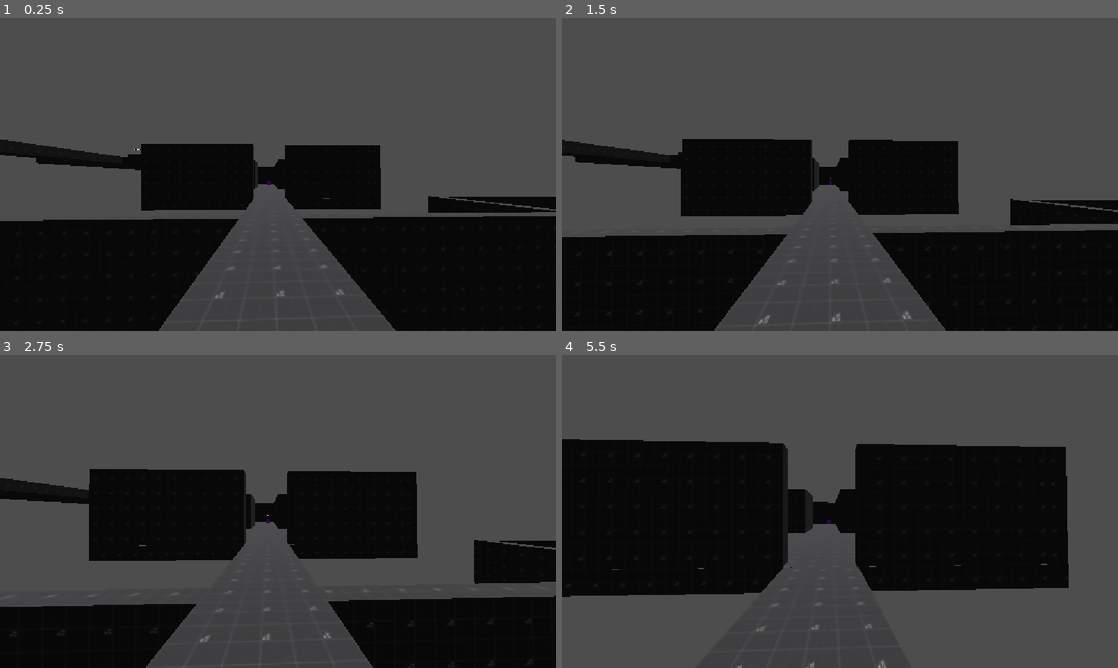
Above: before the commit, frames 1-4 (two rows, left to right).
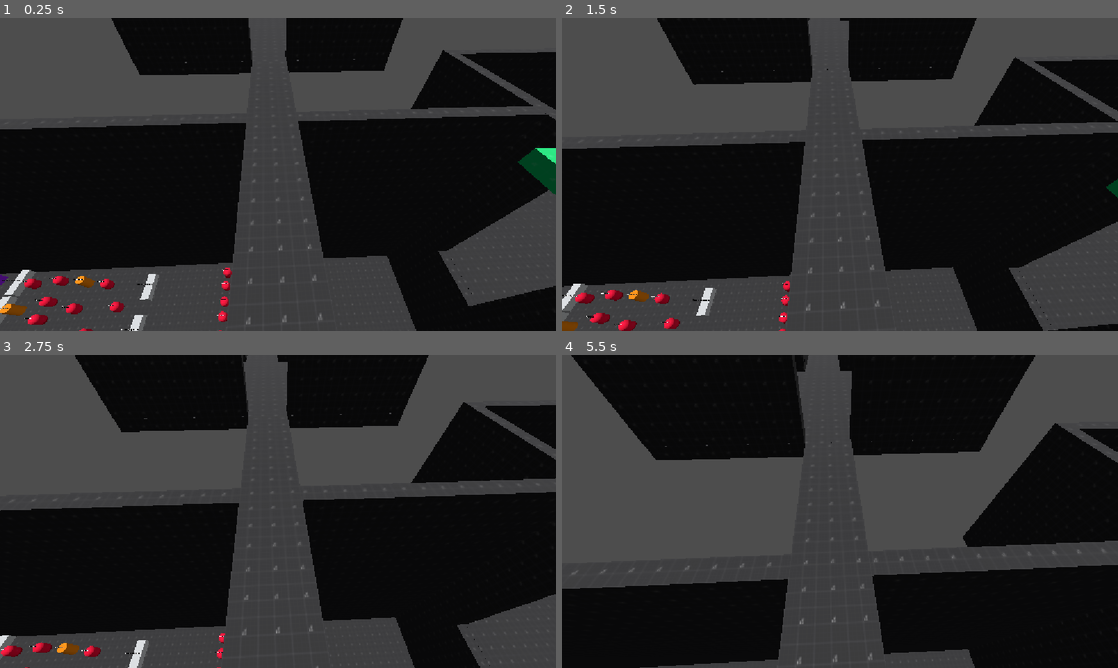
Above: after the commit, the same moments.

Repository: PistrunXvX/level-designer-nextgenium-test
Game: Godot game, scene res://level.tscn
The game is run twice, just before and just after one commit, with the same random seed, the same clock (stepped at 60 frames per second) and the same inputs. The project has no main scene, so this scene is started directly.
Inputs:
- Up to frame 1 (0.25 s): no input
- Up to frame 2 (1.5 s): no input
- Up to frame 3 (2.75 s): no input
- Up to frame 4 (5.5 s): no input

The runs differ from the first frame. In frame 1, 44% of the frame differs, in the area x 0-100%, y 0-100%; in frame 2, 42%; in frame 3, 50%; in frame 4, 71%.

Commit message:
fix: Set camera to isometric

Diff:
--- a/level-designer-nextgenium-test/level.tscn
+++ b/level-designer-nextgenium-test/level.tscn
@@ -386,6 +386,57 @@
 
 [sub_resource type="Animation" id="Animation_h6smj"]
 resource_name = "start_main_path"
+length = 260.0
+tracks/0/type = "value"
+tracks/0/imported = false
+tracks/0/enabled = true
+tracks/0/path = NodePath(".:progress_ratio")
+tracks/0/interp = 1
+tracks/0/loop_wrap = true
+tracks/0/keys = {
+"times": PackedFloat32Array(0, 259.96667),
+"transitions": PackedFloat32Array(1, 1),
+"update": 0,
+"values": [0.0, 1.0]
+}
+
+[sub_resource type="AnimationLibrary" id="AnimationLibrary_v5j5c"]
+_data = {
+&"RESET": SubResource("Animation_8b0r0"),
+&"start_main_path": SubResource("Animation_h6smj")
+}
+
+[sub_resource type="GDScript" id="GDScript_t2dwb"]
+script/source = "extends AnimationPlayer
+
+func _ready() -> void:
+	play(\"start_main_path\")
+"
+
+[sub_resource type="Curve3D" id="Curve3D_ait7k"]
+_data = {
+"points": PackedVector3Array(0, 0, 0, 0, 0, 0, -2.070589, 0.11971617, 15.748787, 0, 0, 0, 0, 0, 0, 0.2897148, 0.0858407, -4.671715, 0, 0, 0, 0, 0, 0, 0.95050144, -10.001364, -7.135277, 0, 0, 0, 0, 0, 0, 1.0922403, -9.838255, -31.291245, 0, 0, 0, 0, 0, 0, 1.3093262, -9.8158245, -62.342102, 0, 0, 0, 0, 0, 0, -3.2683964, -10.522467, -62.103516, 0, 0, 0, 0, 0, 0, -3.679795, 19.390755, -61.152832, 0, 0, 0, 0, 0, 0, -8.97548, 19.494703, -61.105865),
+"tilts": PackedFloat32Array(0, 0, 0, 0, 0, 0, 0, 0)
+}
+point_count = 8
+
+[sub_resource type="Animation" id="Animation_v5j5c"]
+length = 0.001
+tracks/0/type = "value"
+tracks/0/imported = false
+tracks/0/enabled = true
+tracks/0/path = NodePath(".:progress_ratio")
+tracks/0/interp = 1
+tracks/0/loop_wrap = true
+tracks/0/keys = {
+"times": PackedFloat32Array(0),
+"transitions": PackedFloat32Array(1),
+"update": 0,
+"values": [0.0]
+}
+
+[sub_resource type="Animation" id="Animation_5pxul"]
+resource_name = "start_main_path"
 length = 80.0
 tracks/0/type = "value"
 tracks/0/imported = false
@@ -394,31 +445,24 @@
 tracks/0/interp = 1
 tracks/0/loop_wrap = true
 tracks/0/keys = {
-"times": PackedFloat32Array(0, 79.7),
+"times": PackedFloat32Array(0, 80),
 "transitions": PackedFloat32Array(1, 1),
 "update": 0,
 "values": [0.0, 1.0]
 }
 
-[sub_resource type="AnimationLibrary" id="AnimationLibrary_v5j5c"]
+[sub_resource type="AnimationLibrary" id="AnimationLibrary_fedht"]
 _data = {
-&"RESET": SubResource("Animation_8b0r0"),
-&"start_main_path": SubResource("Animation_h6smj")
+&"RESET": SubResource("Animation_v5j5c"),
+&"start_main_path": SubResource("Animation_5pxul")
 }
 
-[sub_resource type="GDScript" id="GDScript_t2dwb"]
+[sub_resource type="GDScript" id="GDScript_8b0r0"]
 script/source = "extends AnimationPlayer
 
 func _ready() -> void:
 	play(\"start_main_path\")
 "
-
-[sub_resource type="Curve3D" id="Curve3D_ait7k"]
-_data = {
-"points": PackedVector3Array(0, 0, 0, 0, 0, 0, -2.070589, 0.11971617, 15.748787, 0, 0, 0, 0, 0, 0, 0.2897148, 0.0858407, -4.671715, 0, 0, 0, 0, 0, 0, 0.95050144, -10.001364, -7.135277, 0, 0, 0, 0, 0, 0, 1.0922403, -9.838255, -31.291245, 0, 0, 0, 0, 0, 0, 1.3093262, -9.8158245, -62.342102, 0, 0, 0, 0, 0, 0, -3.2683964, -10.522467, -62.103516, 0, 0, 0, 0, 0, 0, -3.679795, 19.390755, -61.152832, 0, 0, 0, 0, 0, 0, -8.97548, 19.494703, -61.105865),
-"tilts": PackedFloat32Array(0, 0, 0, 0, 0, 0, 0, 0)
-}
-point_count = 8
 
 [sub_resource type="Curve3D" id="Curve3D_42xju"]
 _data = {
@@ -427,6 +471,50 @@
 }
 point_count = 15
 
+[sub_resource type="Animation" id="Animation_4c15r"]
+length = 0.001
+tracks/0/type = "value"
+tracks/0/imported = false
+tracks/0/enabled = true
+tracks/0/path = NodePath(".:progress_ratio")
+tracks/0/interp = 1
+tracks/0/loop_wrap = true
+tracks/0/keys = {
+"times": PackedFloat32Array(0),
+"transitions": PackedFloat32Array(1),
+"update": 0,
+"values": [0.0]
+}
+
+[sub_resource type="Animation" id="Animation_fedht"]
+resource_name = "start_main_path"
+length = 120.0
+tracks/0/type = "value"
+tracks/0/imported = false
+tracks/0/enabled = true
+tracks/0/path = NodePath(".:progress_ratio")
+tracks/0/interp = 1
+tracks/0/loop_wrap = true
+tracks/0/keys = {
+"times": PackedFloat32Array(0, 119.666664),
+"transitions": PackedFloat32Array(1, 1),
+"update": 0,
+"values": [0.0, 1.0]
+}
+
+[sub_resource type="AnimationLibrary" id="AnimationLibrary_4c15r"]
+_data = {
+&"RESET": SubResource("Animation_4c15r"),
+&"start_main_path": SubResource("Animation_fedht")
+}
+
+[sub_resource type="GDScript" id="GDScript_m2va7"]
+script/source = "extends AnimationPlayer
+
+func _ready() -> void:
+	play(\"start_main_path\")
+"
+
 [sub_resource type="Environment" id="Environment_t2dwb"]
 ambient_light_color = Color(1, 1, 1, 1)
 
@@ -1154,11 +1242,12 @@
 debug_custom_color = Color(0, 1, 0, 1)
 
 [node name="PathFollow3D" type="PathFollow3D" parent="MainPath/Path3D" unique_id=5122029]
-transform = Transform3D(0.9997249, -0.0002275068, -0.020544924, 0, 0.99986833, -0.011070616, 0.020547755, 0.011069055, 0.9995871, 0.0025042295, 0.028313756, -0.022429228)
+transform = Transform3D(0.9997249, -0.00022750683, -0.020544926, 0, 0.99986845, -0.011070617, 0.020547755, 0.011069056, 0.99958724, 0.0025042295, 0.028313756, -0.022429228)
 rotation_mode = 4
 loop = false
 
 [node name="Camera3D" type="Camera3D" parent="MainPath/Path3D/PathFollow3D" unique_id=1149659038]
+transform = Transform3D(1.000102, 0, 0, 0, 0.6428396, 0.76611465, 0, -0.76610637, 0.6428466, 0, 5, 0)
 
 [node name="AnimationPlayer" type="AnimationPlayer" parent="MainPath/Path3D/PathFollow3D" unique_id=2007526934]
 libraries/ = SubResource("AnimationLibrary_v5j5c")
@@ -1173,15 +1262,16 @@
 debug_custom_color = Color(0.78420997, 0.45606154, 3.85046e-07, 1)
 
 [node name="PathFollow3D" type="PathFollow3D" parent="ShortPath/Path3D" unique_id=544379920]
-transform = Transform3D(0.99332273, 0.00018920182, -0.114804246, 0, 0.99992824, 0.0016476891, 0.114813186, -0.0016369065, 0.99324536, -2.070589, 0.11971617, 15.748787)
+transform = Transform3D(0.9933224, 0.00018920178, -0.11480423, 0, 0.99992806, 0.001647689, 0.11481315, -0.0016369063, 0.99324524, -2.070589, 0.11971617, 15.748787)
 rotation_mode = 4
 loop = false
 
 [node name="Camera3D" type="Camera3D" parent="ShortPath/Path3D/PathFollow3D" unique_id=1367479930]
-
-[node name="AnimationPlayer" type="AnimationPlayer" parent="ShortPath/Path3D/PathFollow3D" unique_id=621379388]
-libraries/ = SubResource("AnimationLibrary_v5j5c")
-script = SubResource("GDScript_t2dwb")
+transform = Transform3D(1, 0, 0, 0, 0.64278764, 0.76604444, 0, -0.76604444, 0.64278764, 0, 5, 0)
+
+[node name="AnimationPlayer" type="AnimationPlayer" parent="ShortPath/Path3D/PathFollow3D" unique_id=1468771509]
+libraries/ = SubResource("AnimationLibrary_fedht")
+script = SubResource("GDScript_8b0r0")
 
 [node name="SecondPath" type="Node3D" parent="." unique_id=2081493069]
 transform = Transform3D(1, 0, 0, 0, 1, 0, 0, 0, 1, 0, 1.949995, 0)
@@ -1192,16 +1282,17 @@
 debug_custom_color = Color(1, 1, 1, 1)
 
 [node name="PathFollow3D" type="PathFollow3D" parent="SecondPath/Path3D" unique_id=103115301]
-transform = Transform3D(-0.045644224, -0.015967462, -0.9986897, 0, 0.9998019, -0.015983002, 0.99889374, -0.0007296296, -0.045634903, -0.049749374, -0.0048332214, -0.0009460449)
+transform = Transform3D(-0.045644224, -0.015967466, -0.99868995, 0, 0.9998021, -0.015983006, 0.99889374, -0.00072962977, -0.045634914, -0.049749374, -0.0048332214, -0.0009460449)
 rotation_mode = 4
 loop = false
 
 [node name="Camera3D" type="Camera3D" parent="SecondPath/Path3D/PathFollow3D" unique_id=68973835]
+transform = Transform3D(1, 0, 0, 0, 0.64278764, 0.76604444, 0, -0.76604444, 0.64278764, 0, 5, 0)
 current = true
 
-[node name="AnimationPlayer" type="AnimationPlayer" parent="SecondPath/Path3D/PathFollow3D" unique_id=340142895]
-libraries/ = SubResource("AnimationLibrary_v5j5c")
-script = SubResource("GDScript_t2dwb")
+[node name="AnimationPlayer" type="AnimationPlayer" parent="SecondPath/Path3D/PathFollow3D" unique_id=712730705]
+libraries/ = SubResource("AnimationLibrary_4c15r")
+script = SubResource("GDScript_m2va7")
 
 [node name="StartLevel" type="Label3D" parent="." unique_id=1867260427]
 transform = Transform3D(1, 0, 0, 0, 1, 0, 0, 0, 1, 1.356341, 1.7603865, 6.1689777)
